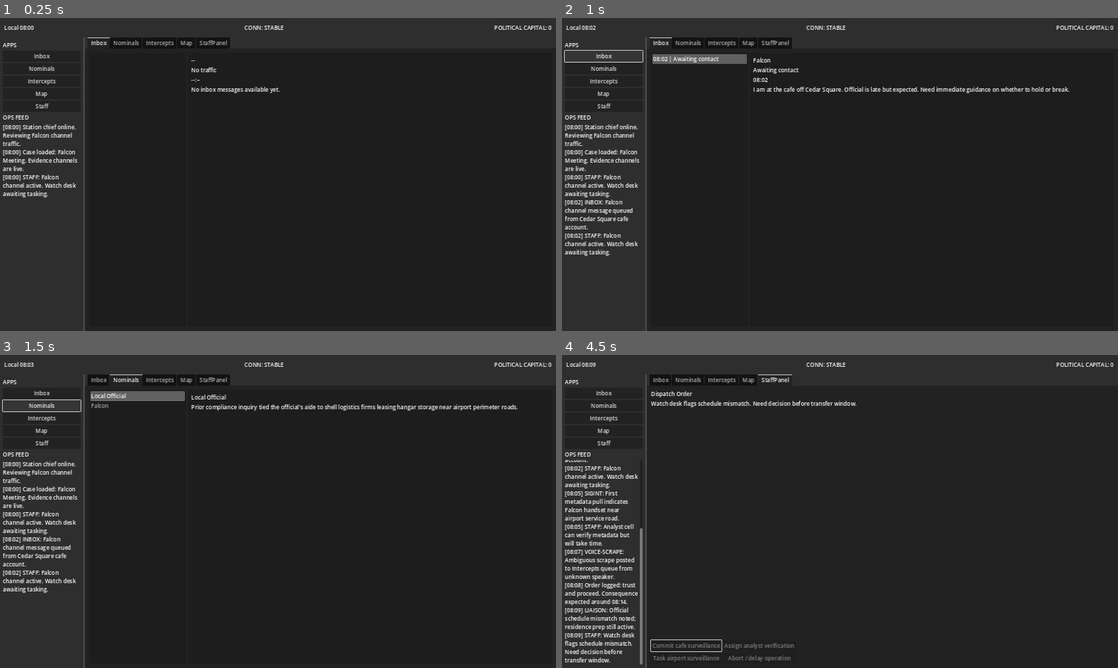
Above: before the commit, frames 1-4 (two rows, left to right).
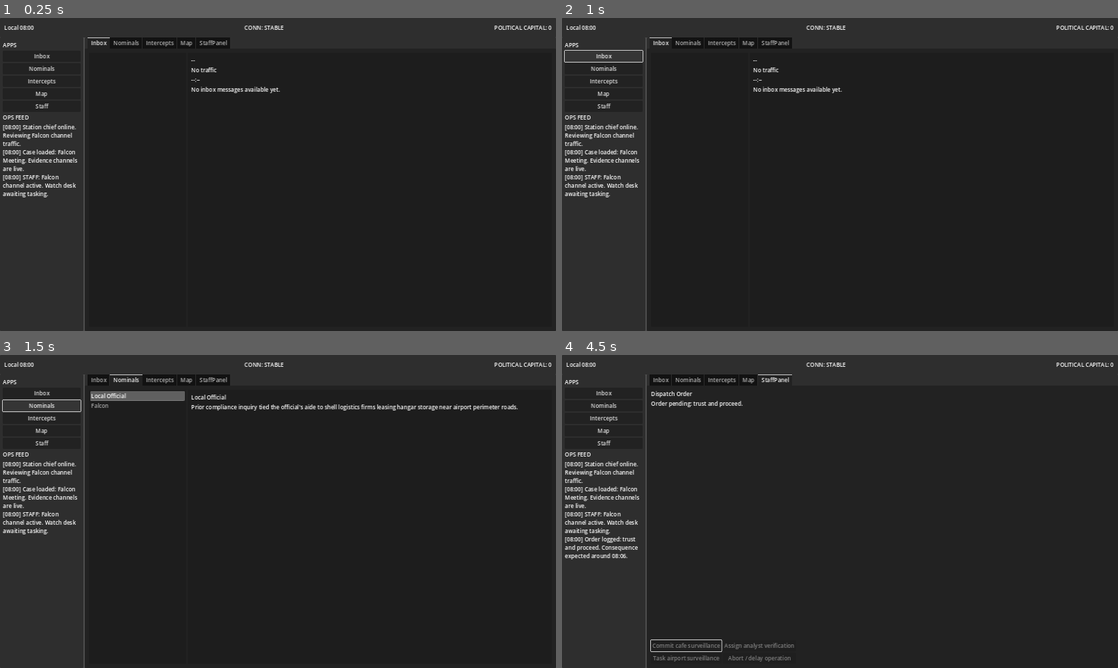
Above: after the commit, the same moments.

Repository: wnj00524/Station-Chief
Game: Godot game, scene res://scenes/main.tscn
Two runs of this game, one before a commit and one after it. Both use one fixed random seed, a clock stepped at 60 frames per second and the inputs below.
Inputs:
- Up to frame 1 (0.25 s): no input
- Up to frame 2 (1 s): click "Inbox" at 0.5 s
- Up to frame 3 (1.5 s): click "Nominals" at 1.25 s
- Up to frame 4 (4.5 s): click "Intercepts" at 2 s; click "Map" at 2.75 s; click "Staff" at 3.5 s; click "Commit cafe surveillance" at 4.25 s

Frame 1 is identical in both runs. In frame 2, 1.9% of the frame differs, in the area x 0-92%, y 2-76%; in frame 3, 0.7%; in frame 4, 4.3%, in the area x 0-53%, y 3-99%.

Commit message:
Fixed clock speed

Diff:
--- a/game/scripts/core/clock.gd
+++ b/game/scripts/core/clock.gd
@@ -3,7 +3,7 @@
 
 signal ticked(current_time: float)
 
-@export var minutes_per_second: float = 2.0
+@export var minutes_per_second: float = 1.0 / 30
 var mission_time_minutes: float = 8.0 * 60.0
 
 func _process(delta: float) -> void:
